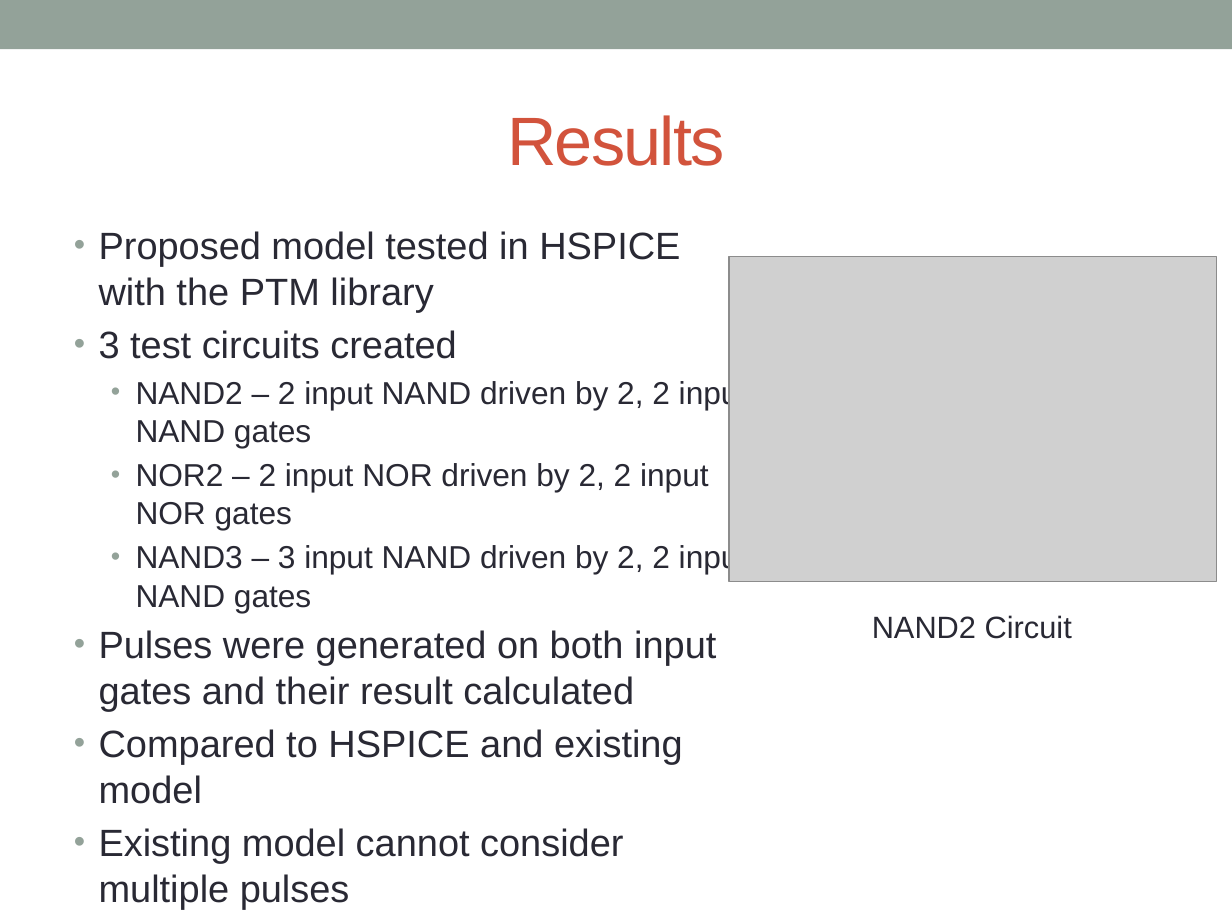
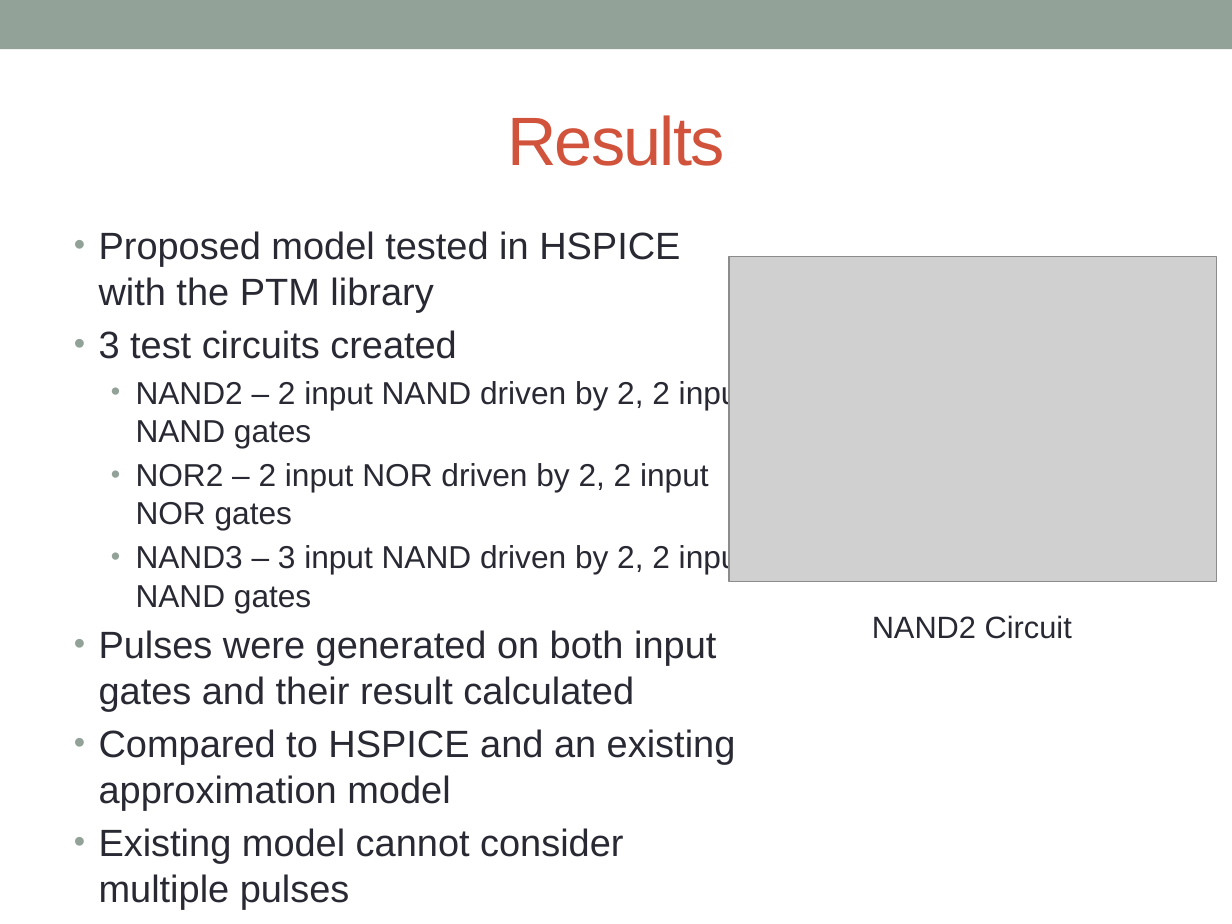
Before and after one commit to acwatkins88/Fast_SET, a slide deck: slide 34 of Dissertation/Dissertation Defense/Dissertation Defense.pptx (slide 33 before the commit). Drawn at 1232x924 pixels with LibreOffice and Linux fonts; fonts in the diff are those of the drawing; grey boxes stand for pictures; background and template pictures are left out. Boxes give left, top, right and bottom in pixels: in the first picture for what was removed or moved away, otherwise in the second. Text is boxed around its words. In the diff, an @@ line names an element or a change of style, - is before the commit and + after.

```diff
--- a/Dissertation/Dissertation Defense/Dissertation Defense.pptx
+++ b/Dissertation/Dissertation Defense/Dissertation Defense.pptx
@@ text at box(99, 729, 736, 810): text changed @@
-• Compared to HSPICE and existing model
+• Compared to HSPICE and an existing approximation model
```
Also in this commit, not shown: 23 other slides changed, 5 slides added, 1 slide removed, 15 other files.
